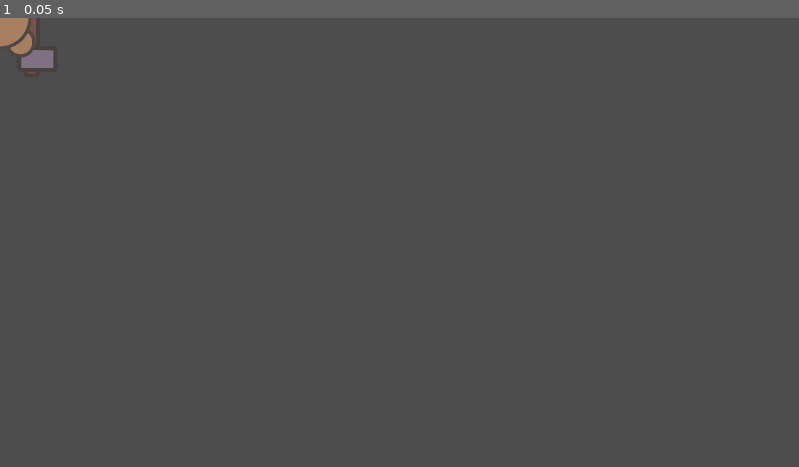
Above: before the commit, frame 1.
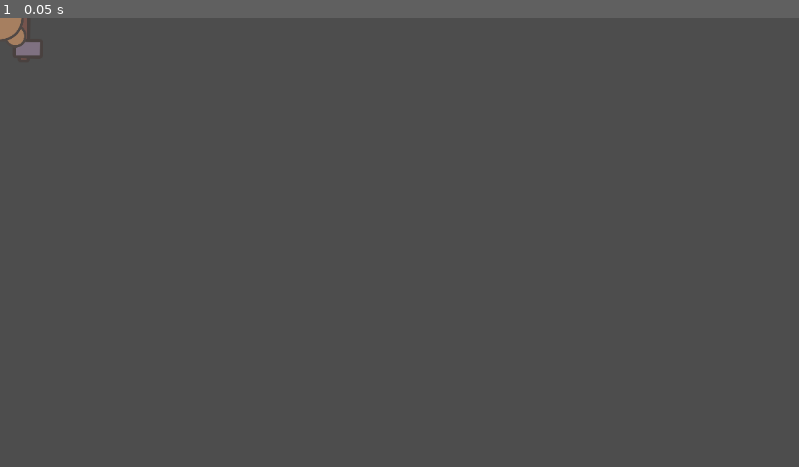
Above: after the commit, the same moment.

Repository: SeiyaU-git/MooMoo-Royale
Game: Godot game, scene res://player/player.tscn
The game is run twice, just before and just after one commit, with the same random seed, the same clock (stepped at 60 frames per second) and the same inputs. This scene is started directly instead of the project's main scene.
Inputs:
- Up to frame 1 (0.05 s): no input

The runs differ from the first frame. In frame 1, 0.3% of the frame differs, in the area x 0-7%, y 0-13%.

Commit message:
added camera

Diff:
--- a/UI/game_ui.tscn
+++ b/UI/game_ui.tscn
@@ -62,21 +62,25 @@
 anchors_preset = 1
 anchor_left = 1.0
 anchor_right = 1.0
-offset_left = -176.0
-offset_top = 41.0
-offset_right = -48.0
-offset_bottom = 183.0
+offset_left = -173.0
+offset_top = 25.0
+offset_right = -45.0
+offset_bottom = 167.0
 grow_horizontal = 0
 text = "1. moomoo
 2. poopoo
 3. unknown"
 
 [node name="MaterialDisplay" parent="." instance=ExtResource("1_mp46i")]
-layout_mode = 0
-offset_left = 1032.0
-offset_top = 193.0
-offset_right = 1099.0
-offset_bottom = 221.0
+layout_mode = 1
+anchors_preset = 1
+anchor_left = 1.0
+anchor_right = 1.0
+offset_left = -123.0
+offset_top = 181.0
+offset_right = -48.0
+offset_bottom = 217.0
+grow_horizontal = 0
 
 [node name="PanelContainer" type="PanelContainer" parent="."]
 layout_mode = 1
@@ -90,9 +94,13 @@
 grow_vertical = 0
 
 [node name="MaterialDisplay2" parent="." instance=ExtResource("1_mp46i")]
-layout_mode = 0
-offset_left = 20.0
-offset_top = 360.0
-offset_right = 95.0
-offset_bottom = 396.0
+layout_mode = 1
+anchors_preset = 2
+anchor_top = 1.0
+anchor_bottom = 1.0
+offset_left = 30.0
+offset_top = -288.0
+offset_right = 105.0
+offset_bottom = -252.0
+grow_vertical = 0
 image = ExtResource("4_fy64h")
--- a/main.gd
+++ b/main.gd
@@ -15,3 +15,5 @@
 	Layer.load_ui(START_UI)
 
 	add_child(PLAYER_SPAWNER.instantiate())
+
+	Layer.camera = $Camera2D
--- a/main2.tscn
+++ b/main2.tscn
@@ -10,3 +10,6 @@
 [node name="ArenaLayer" type="Node2D" parent="."]
 
 [node name="UILayer" type="CanvasLayer" parent="."]
+
+[node name="Camera2D" type="Camera2D" parent="."]
+position = Vector2(576, 324)
--- a/player/player.gd
+++ b/player/player.gd
@@ -56,6 +56,8 @@
 	if Input.is_action_just_pressed("chat"):
 		text_box.use()
 
+	Layer.camera.global_position = global_position
+
 func server_handle_player_transformation(peer_id: int, player_transformation: PlayerTransformation) -> void:
 	if owner_id != peer_id:
 		return
--- a/player/player.tscn
+++ b/player/player.tscn
@@ -47,6 +47,7 @@
 }
 
 [node name="CharacterBody2D" type="CharacterBody2D" node_paths=PackedStringArray("ui_stuff", "name_label", "text_box", "chat")]
+scale = Vector2(0.75, 0.75)
 script = ExtResource("1_rkbax")
 ui_stuff = NodePath("Control")
 name_label = NodePath("Control/NameLabel")
--- a/utilities/layers/layer.gd
+++ b/utilities/layers/layer.gd
@@ -5,6 +5,8 @@
 var ui: CanvasLayer
 
 var root: Node
+
+var camera: Camera2D
 
 func add_element(node_2d: Node2D, layer: Node2D) -> Node2D:
 	layer.add_child(node_2d)
